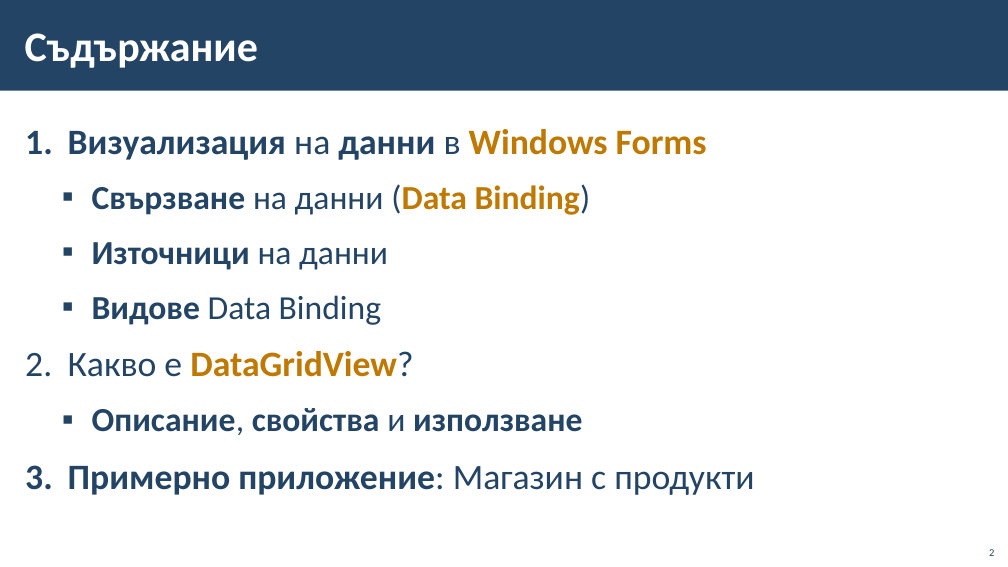
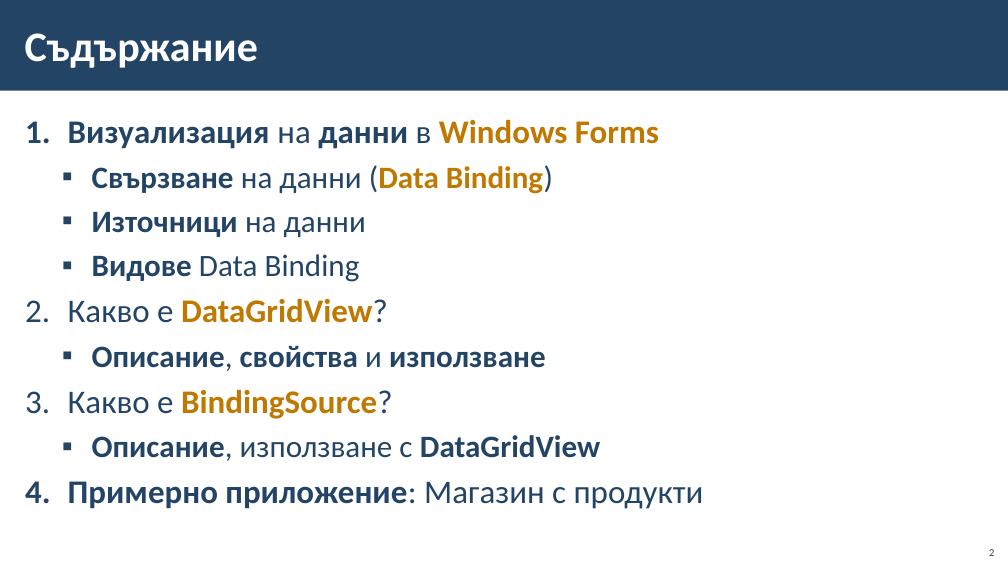
Before and after one commit to BG-IT-Edu/School-Programming, a slide deck: slide 2 of Courses/Software-Sciences/Module-4-Information-Systems-New/05-Connecting-Windows-Forms-with-database/05-Connecting-Windows-Forms-with-database.pptx. Drawn at 1008x567 pixels with LibreOffice and Linux fonts; fonts in the diff are those of the drawing; background and template pictures are left out. Boxes give left, top, right and bottom in pixels: in the first picture for what was removed or moved away, otherwise in the second. Text is boxed around its words. In the diff, an @@ line names an element or a change of style, - is before the commit and + after.

```diff
--- a/Courses/Software-Sciences/Module-4-Information-Systems-New/05-Connecting-Windows-Forms-with-database/05-Connecting-Windows-Forms-with-database.pptx
+++ b/Courses/Software-Sciences/Module-4-Information-Systems-New/05-Connecting-Windows-Forms-with-database/05-Connecting-Windows-Forms-with-database.pptx
@@ text at (68,120,704,509): size 34 to 31.4 pt in "Визуализация на данни в Windows Forms", "Какво е DataGridView?", "Примерно приложение: Магазин с продукти"; size 32 to 29.6 pt in "Свързване на данни (Data Binding)", "Източници на данни", "Видове Data Binding", "Описание, свойства и използване"; line spacing 1.05 to 0.85 @@
@@ text at (68,390,600,461): paragraphs added @@
+3. Какво е BindingSource?
+  ▪ Описание, използване с DataGridView
```
Also in this commit, not shown: 1 other slide changed, 4 slides added.
